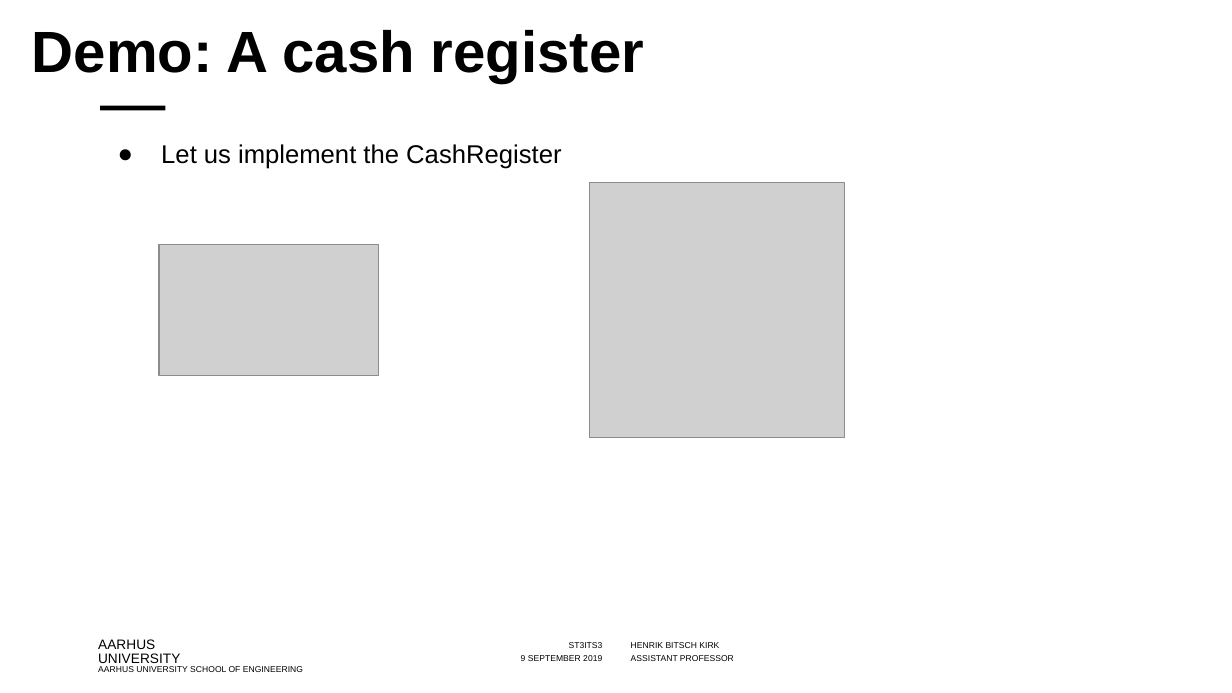
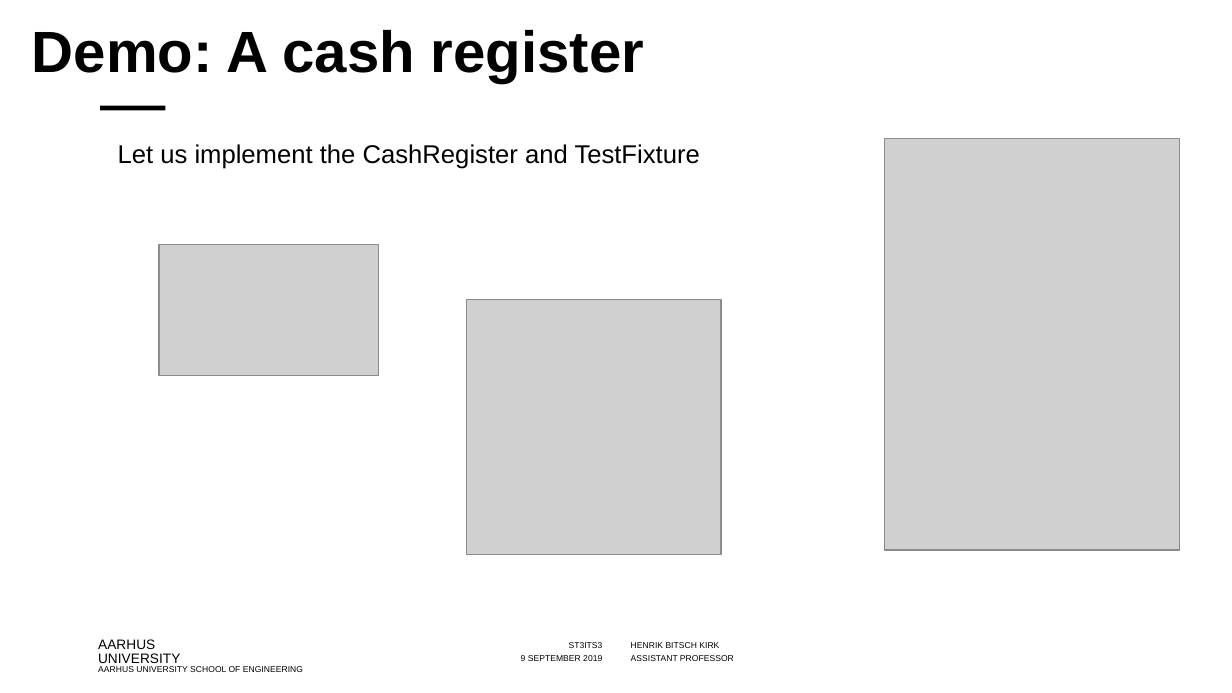
Before and after one commit to codesmurf/st3its3_teaching, a slide deck: slide 28 of 03 Unit Tests/03 Introduction to Unit Tests.pptx (slide 17 before the commit). Drawn at 1232x693 pixels with LibreOffice and Linux fonts; fonts in the diff are those of the drawing; grey boxes stand for pictures; background and template pictures are left out. Boxes give left, top, right and bottom in pixels: in the first picture for what was removed or moved away, otherwise in the second. Text is boxed around its words. In the diff, an @@ line names an element or a change of style, - is before the commit and + after.

Commit message:
Moved Observer lecture to correct week

```diff
--- a/03 Unit Tests/03 Introduction to Unit Tests.pptx
+++ b/03 Unit Tests/03 Introduction to Unit Tests.pptx
@@ text at (118,144,700,169): text changed @@
-● Let us implement the CashRegister
+Let us implement the CashRegister and TestFixture
@@ picture added at (885,139,1180,551) @@
@@ picture: place and size @@
-picture at (589,182,844,437)
+picture at (466,299,721,554)
```
Also in this commit, not shown: 11 other slides changed, 16 slides added, 3 slides removed, 42 other files.
